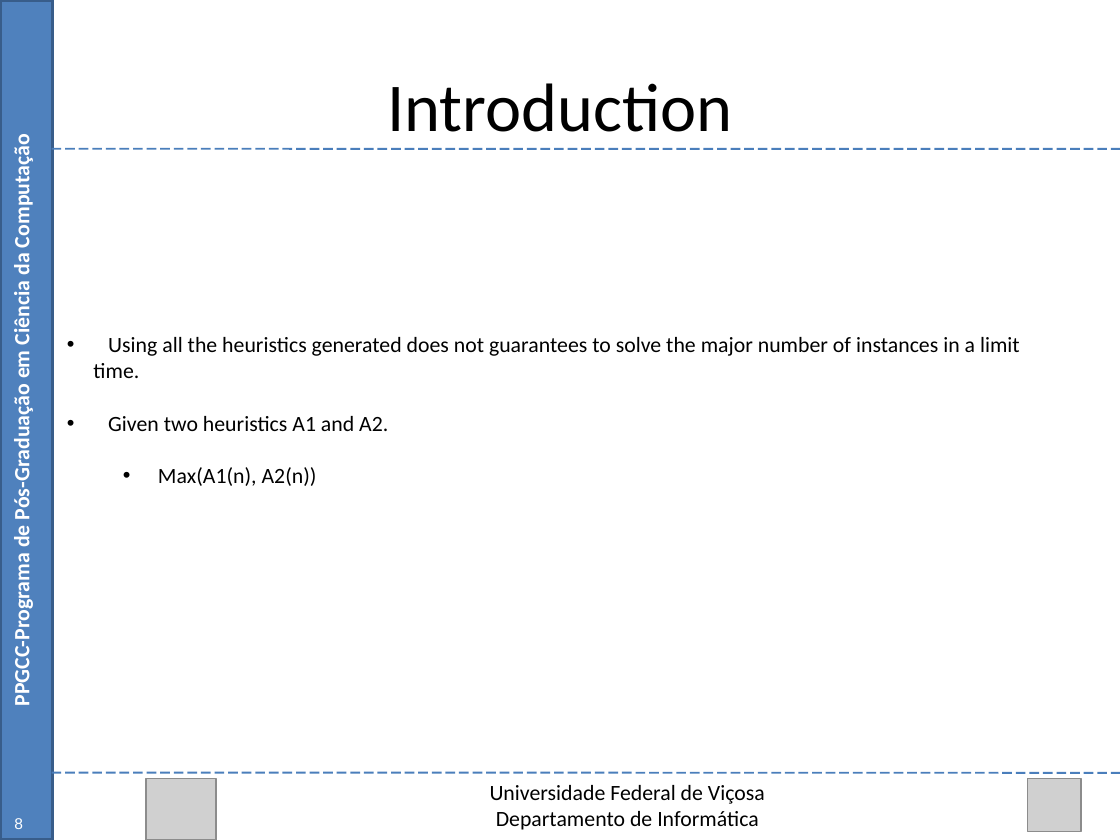
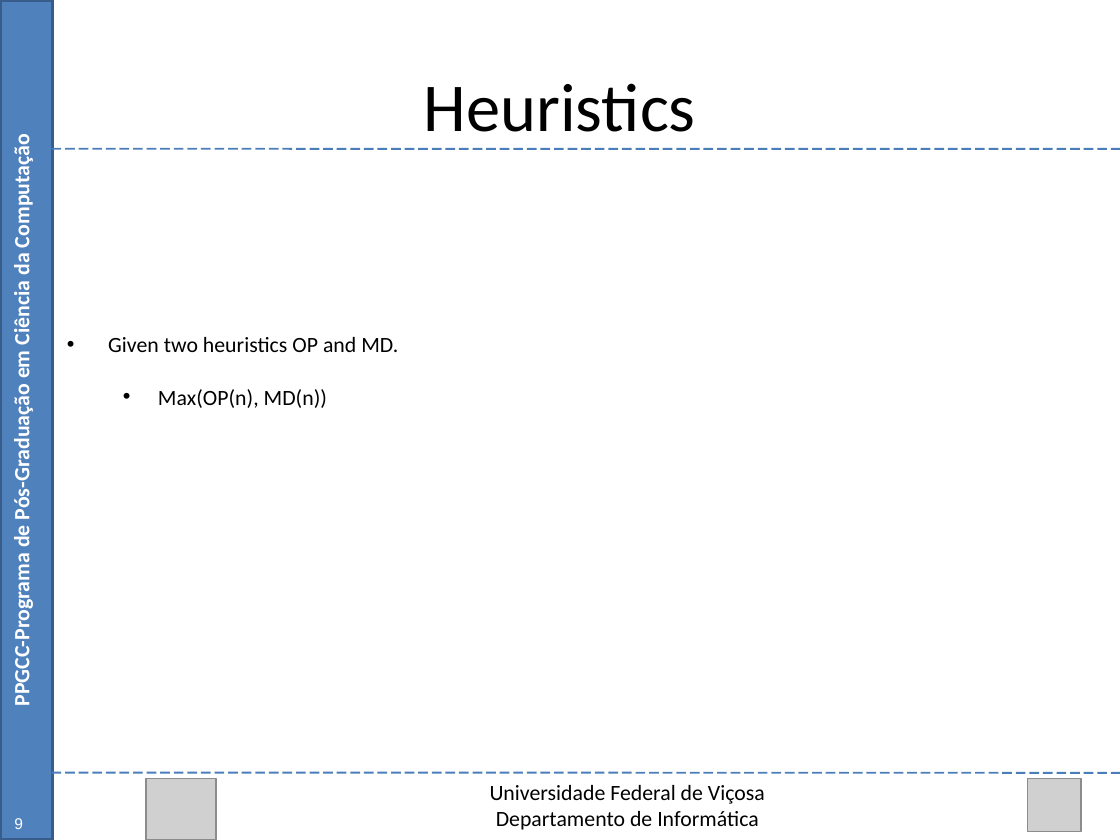
Before and after one commit to Marvinsky/research-marvin, a slide deck: slide 9 of latex/odp/selection heuristics.odp (slide 8 before the commit). Drawn at 1120x840 pixels with LibreOffice and Linux fonts; fonts in the diff are those of the drawing; grey boxes stand for pictures. Boxes give left, top, right and bottom in pixels: in the first picture for what was removed or moved away, otherwise in the second. Text is boxed around its words. In the diff, an @@ line names an element or a change of style, - is before the commit and + after.

Commit message:
11/09/15 update selection heuristics.odp

```diff
--- a/latex/odp/selection heuristics.odp
+++ b/latex/odp/selection heuristics.odp
@@ text at [424,83,696,132]: text changed @@
-Introduction
+Heuristics
@@ text at [108,337,398,408]: text changed @@
-• Using all the heuristics generated does not guarantees to solve the major number of instances in a limit time.
-• Given two heuristics A1 and A2.
-  • Max(A1(n), A2(n))
+• Given two heuristics OP and MD.
+  • Max(OP(n), MD(n))
```
Also in this commit, not shown: 33 other slides changed, 16 slides added.
